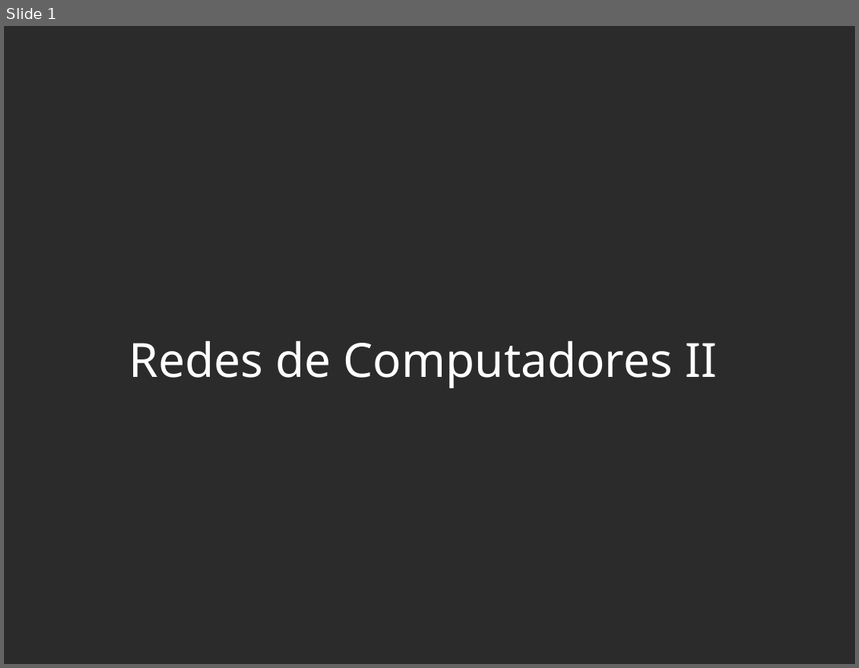
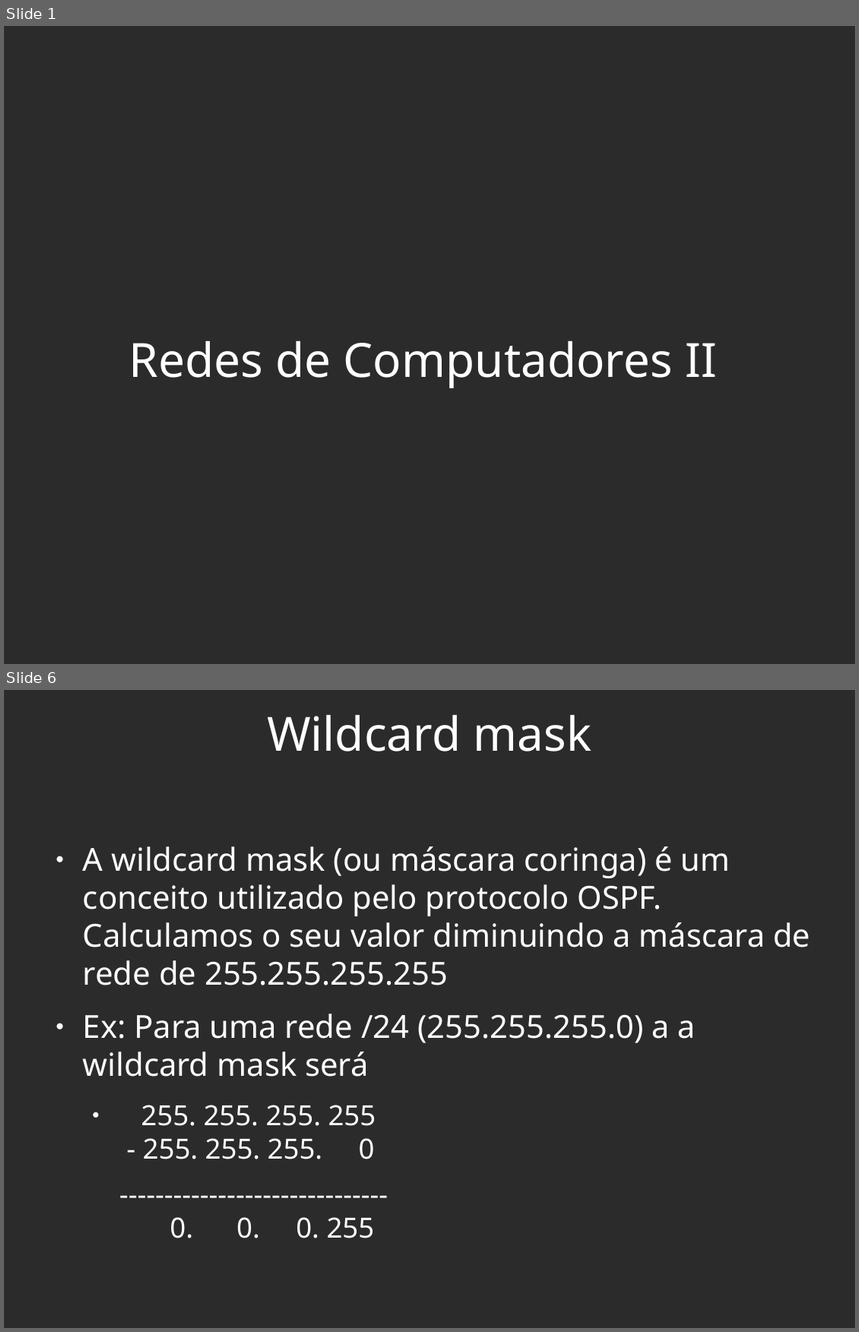
Before and after one commit to viniciusalveshax/aulas, a slide deck: redes-2/pdf12-roteadores4-rotas-dinamicas2/pdf12-roteadores4-rotas-dinamicas2.odp. Shown one above the other, each under a label of ours: slide 1 before the commit, slides 1 and 6 after it; the slides between them are not shown. The pictures are 859x668 and 859x1332 pixels, drawn with LibreOffice and Linux fonts; fonts in the diff are those of the drawing; background and template pictures are left out; a plain dark background stands for a picture behind light text. Boxes give left, top, right and bottom in pixels: in the first picture for what was removed or moved away, otherwise in the second. Text is boxed around its words. In the diff, an @@ line names an element or a change of style, - is before the commit and + after.

```diff
--- a/redes-2/pdf12-roteadores4-rotas-dinamicas2/pdf12-roteadores4-rotas-dinamicas2.odp
+++ b/redes-2/pdf12-roteadores4-rotas-dinamicas2/pdf12-roteadores4-rotas-dinamicas2.odp
@@ slide 6 added at [4,690,855,1328], background picture (left out) @@
@@ title added at [267,715,591,752], 44 pt, text #FFFFFF @@
+Wildcard mask
@@ text added at [83,847,810,1160], 29.6 pt, text #FFFFFF @@
+● A wildcard mask (ou máscara coringa) é um conceito utilizado pelo protocolo OSPF. Calculamos o seu valor diminuindo a máscara de rede de 255.255.255.255
+● Ex: Para uma rede /24 (255.255.255.0) a a wildcard mask será
+  ● 255. 255. 255. 255
+    - 255. 255. 255. 0
+  ------------------------------
+  0. 0. 0. 255
```
Also in this commit, not shown: 4 slides changed, 8 other slides added, 20 slides removed, 3 other files.
